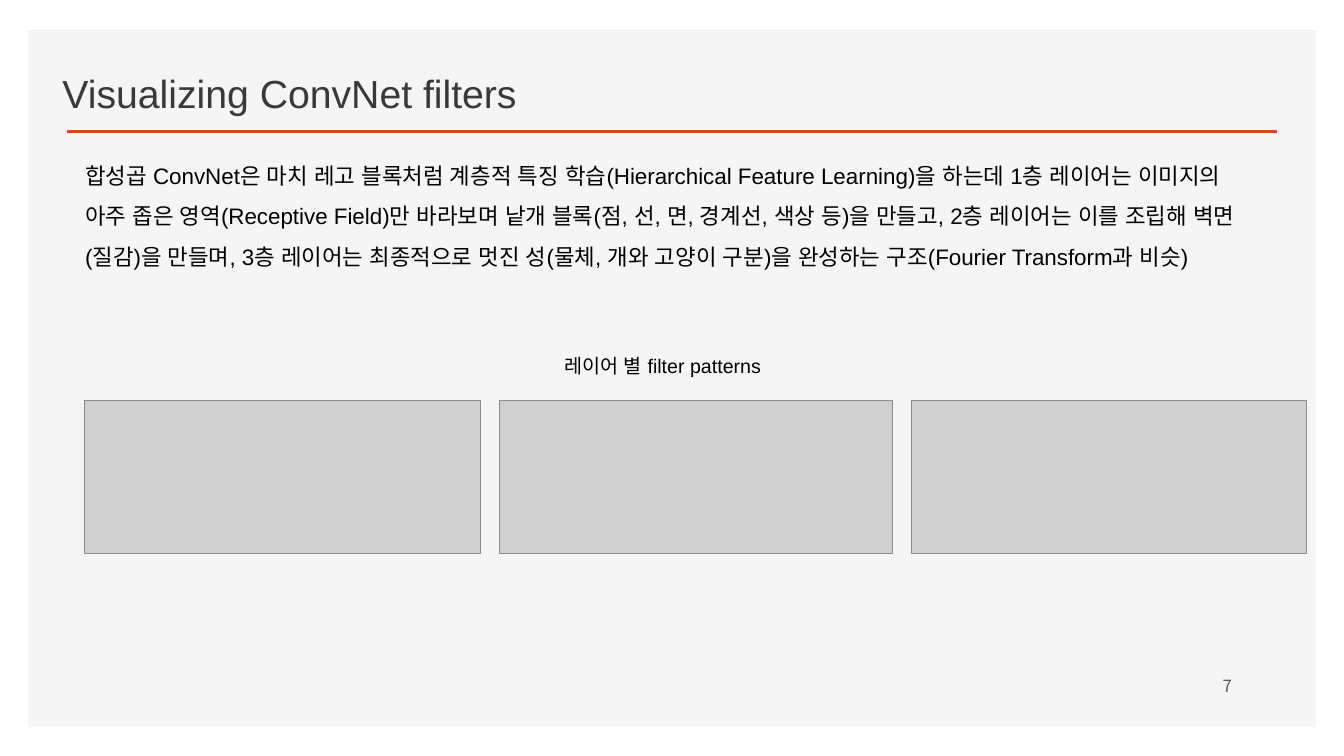
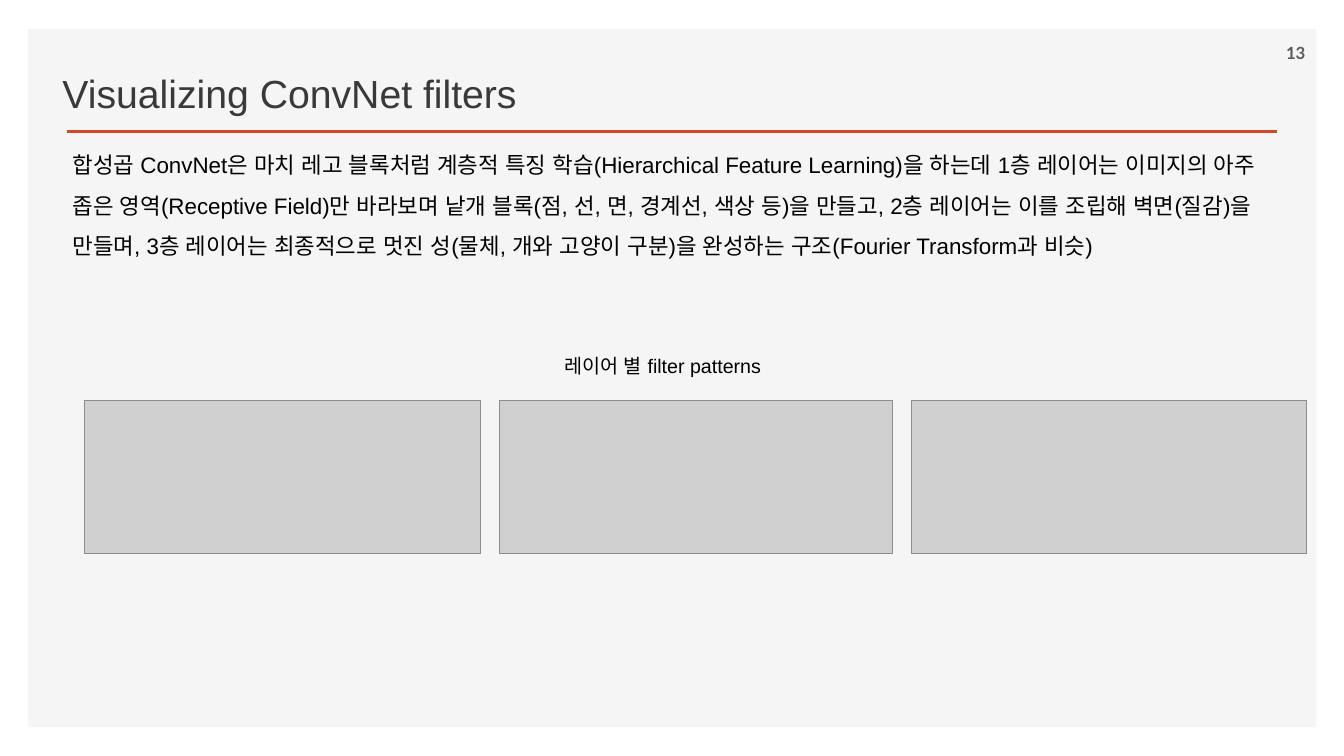
Before and after one commit to ancestor9/2026_Fall_Deep-Learning-with-Python, a slide deck: slide 13 of Chapter 10 Interpreting what ConvNets learn.pptx (slide 7 before the commit). Drawn at 1344x756 pixels with LibreOffice and Linux fonts; fonts in the diff are those of the drawing; grey boxes stand for pictures; background and template pictures are left out. Boxes give left, top, right and bottom in pixels: in the first picture for what was removed or moved away, otherwise in the second. Text is boxed around its words. In the diff, an @@ line names an element or a change of style, - is before the commit and + after.

```diff
--- a/Chapter 10 Interpreting what ConvNets learn.pptx
+++ b/Chapter 10 Interpreting what ConvNets learn.pptx
@@ page number added at (1286, 47, 1305, 59), 12 pt, text #595959, bold @@
+13
@@ text "합성곱 ConvNet은 마치 레고 블록처럼 ..." rewrapped from (85, 165, 1234, 270) to (73, 154, 1255, 259) @@
@@ page number removed at (1223, 679, 1232, 692) @@
-7
```
Also in this commit, not shown: 6 other slides changed, 6 slides added.
